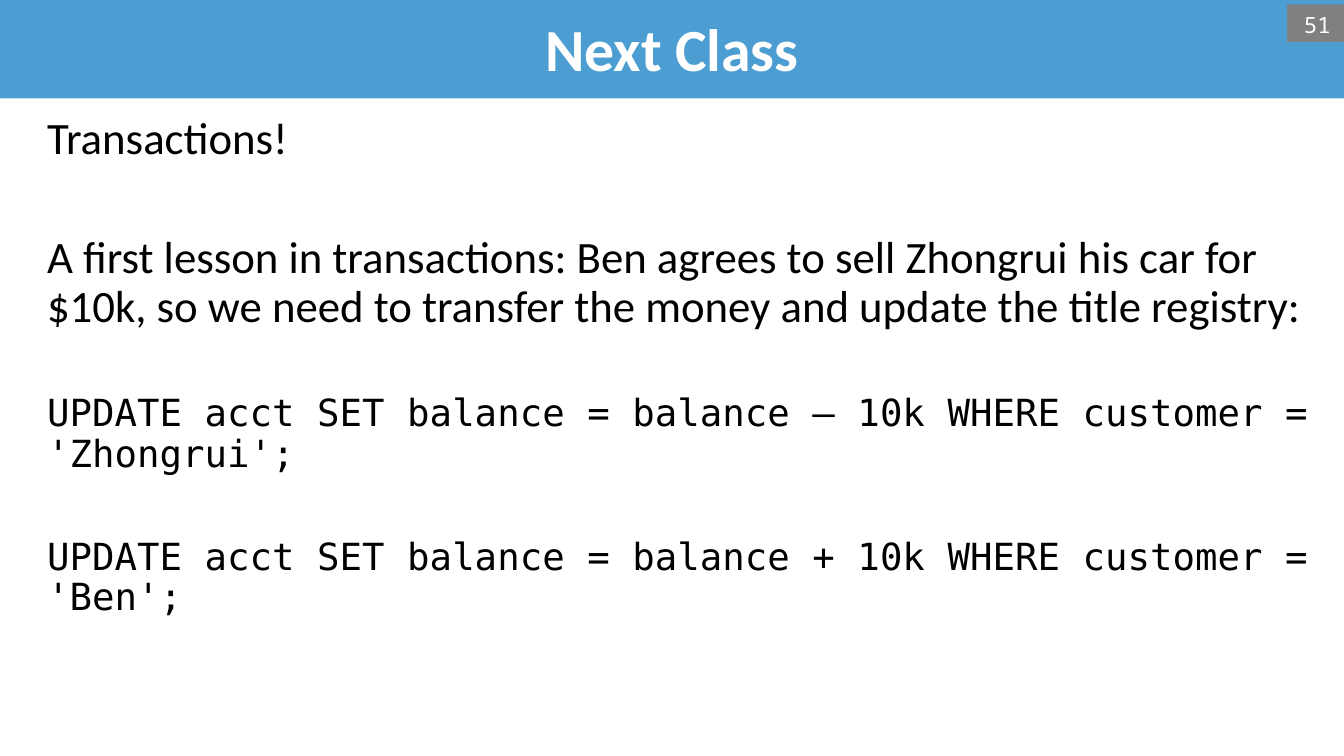
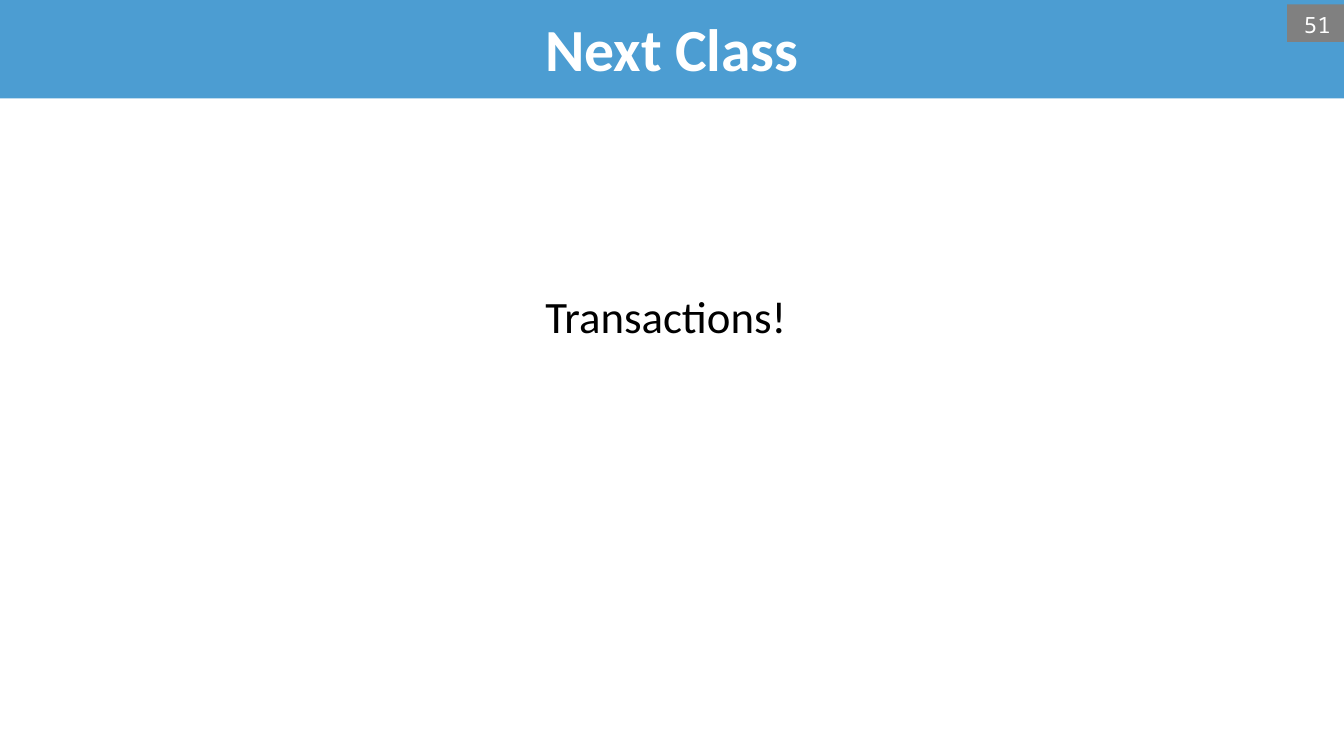
Before and after one commit to bsb20/bsb20.github.io, a slide deck: slide 51 of docs/421_f26/lectures/L15_optimization.pptx. Drawn at 1344x756 pixels with LibreOffice and Linux fonts; fonts in the diff are those of the drawing; background and template pictures are left out. Boxes give left, top, right and bottom in pixels: in the first picture for what was removed or moved away, otherwise in the second. Text is boxed around its words. In the diff, an @@ line names an element or a change of style, - is before the commit and + after.

```diff
--- a/docs/421_f26/lectures/L15_optimization.pptx
+++ b/docs/421_f26/lectures/L15_optimization.pptx
@@ text at <box>47,242,1300,616</box>: paragraphs removed @@
-A first lesson in transactions: Ben agrees to sell Zhongrui his car for $10k, so we need to transfer the money and update the title registry:
-UPDATE acct SET balance = balance – 10k WHERE customer = 'Zhongrui';
-UPDATE acct SET balance = balance + 10k WHERE customer = 'Ben';
@@ text "Transactions!": place and size @@
-text "Transactions!" at <box>47,123,1300,616</box>
+text "Transactions!" at <box>545,302,786,334</box>
```
Also in this commit, not shown: 7 other slides changed, 1 other file.
